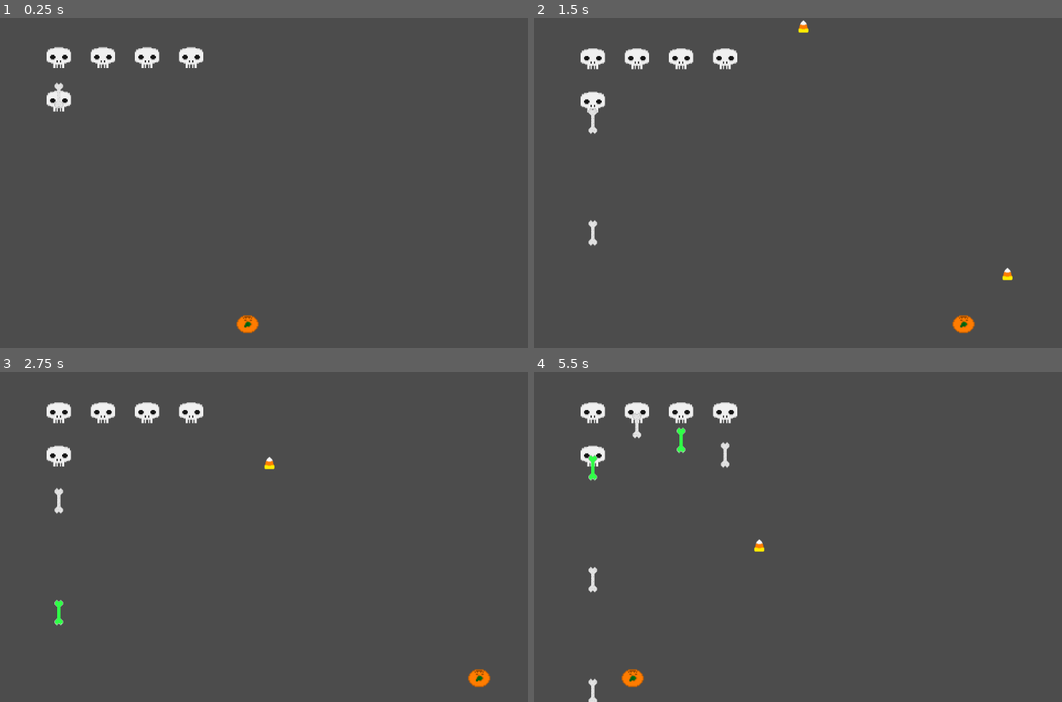
Above: before the commit, frames 1-4 (two rows, left to right).
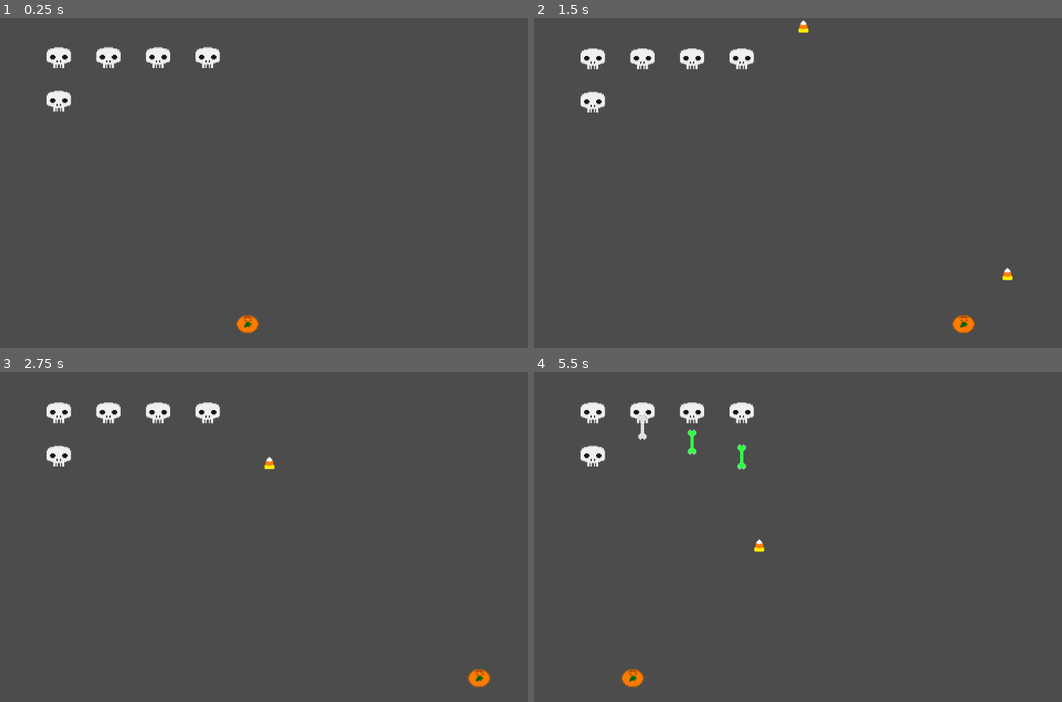
Above: after the commit, the same moments.

Repository: jdibble21/MJ-Spooky-Invaders
Game: Godot game, scene res://src/Level.tscn
The game is run twice, just before and just after one commit, with the same random seed, the same clock (stepped at 60 frames per second) and the same inputs. The project has no main scene, so this scene is started directly.
Inputs:
- Up to frame 1 (0.25 s): no input
- Up to frame 2 (1.5 s): hold Right (move_right) 0.53-1.28 s; tap Space (fire) at 0.6, 1.35 s; hold Left (move_left) from 1.28 s (still down)
- Up to frame 3 (2.75 s): release Left (move_left) at 2.03 s; hold Right (move_right) from 2.03 s (still down); tap Space (fire) at 2.1 s
- Up to frame 4 (5.5 s): tap Space (fire) every 0.75 s from 2.85 to 5.1 s; release Right (move_right) at 3.53 s; hold Left (move_left) from 3.53 s (still down)

The runs differ from the first frame. In frame 1, 0.9% of the frame differs, in the area x 10-42%, y 8-28%; in frame 2, 1.0%; in frame 3, 1.1%; in frame 4, 1.5%, in the area x 10-42%, y 9-100%.

Commit message:
Set collision layers on actors

Diff:
--- a/project/src/Enemy.gd
+++ b/project/src/Enemy.gd
@@ -4,16 +4,18 @@
 onready var raycaster = $PlayerChecker
 var _fire_delay := 0.0
 var _just_fired := false
-var _next_fire_time := 0.6
+var _next_fire_time := 1.0
 
 func _ready():
 	$AnimatedSprite.play("idle")
+
 
 
 func _physics_process(delta):
 	if _just_fired:
 		_fire_delay = _fire_delay + 0.01
 	if raycaster.is_colliding():
+
 		if _fire_delay == 0:
 			_fire()
 			_just_fired = true
--- a/project/src/Enemy.tscn
+++ b/project/src/Enemy.tscn
@@ -34,6 +34,9 @@
 [node name="Enemy" type="KinematicBody2D" groups=[
 "invader",
 ]]
+light_mask = -2147483648
+collision_layer = 32
+collision_mask = 31
 script = ExtResource( 3 )
 
 [node name="CollisionShape2D" type="CollisionShape2D" parent="."]
--- a/project/src/EnemyBullet.gd
+++ b/project/src/EnemyBullet.gd
@@ -2,7 +2,7 @@
 # an object is hit or edge of screen is reached
 extends Area2D
 
-const SPEED := 200
+const SPEED := 180
 var _screen_height = ProjectSettings.get_setting("display/window/size/height")
 
 func _ready():
--- a/project/src/Level.tscn
+++ b/project/src/Level.tscn
@@ -8,5 +8,6 @@
 script = ExtResource( 3 )
 
 [node name="Player" parent="." instance=ExtResource( 1 )]
+collision_layer = 31
 
 [node name="SpawnPoints" parent="." instance=ExtResource( 4 )]
--- a/project/src/SpawnPoints.tscn
+++ b/project/src/SpawnPoints.tscn
@@ -19,21 +19,21 @@
 shape = SubResource( 1 )
 
 [node name="Spawn2" type="Area2D" parent="."]
-position = Vector2( 234, 71 )
+position = Vector2( 244, 71 )
 
 [node name="CollisionShape2D" type="CollisionShape2D" parent="Spawn2"]
 position = Vector2( 0.133652, 0.100037 )
 shape = SubResource( 2 )
 
 [node name="Spawn3" type="Area2D" parent="."]
-position = Vector2( 314, 71 )
+position = Vector2( 334, 71 )
 
 [node name="CollisionShape2D" type="CollisionShape2D" parent="Spawn3"]
 position = Vector2( 0.133652, 0.100037 )
 shape = SubResource( 2 )
 
 [node name="Spawn4" type="Area2D" parent="."]
-position = Vector2( 394, 71 )
+position = Vector2( 424, 71 )
 
 [node name="CollisionShape2D" type="CollisionShape2D" parent="Spawn4"]
 position = Vector2( 0.133652, 0.100037 )
@@ -47,21 +47,21 @@
 shape = SubResource( 2 )
 
 [node name="Spawn6" type="Area2D" parent="."]
-position = Vector2( 234, 150 )
+position = Vector2( 244, 150 )
 
 [node name="CollisionShape2D" type="CollisionShape2D" parent="Spawn6"]
 position = Vector2( 0.133652, 0.100037 )
 shape = SubResource( 2 )
 
 [node name="Spawn7" type="Area2D" parent="."]
-position = Vector2( 314, 150 )
+position = Vector2( 334, 150 )
 
 [node name="CollisionShape2D" type="CollisionShape2D" parent="Spawn7"]
 position = Vector2( 0.133652, 0.100037 )
 shape = SubResource( 2 )
 
 [node name="Spawn8" type="Area2D" parent="."]
-position = Vector2( 394, 150 )
+position = Vector2( 424, 150 )
 
 [node name="CollisionShape2D" type="CollisionShape2D" parent="Spawn8"]
 position = Vector2( 0.133652, 0.100037 )
